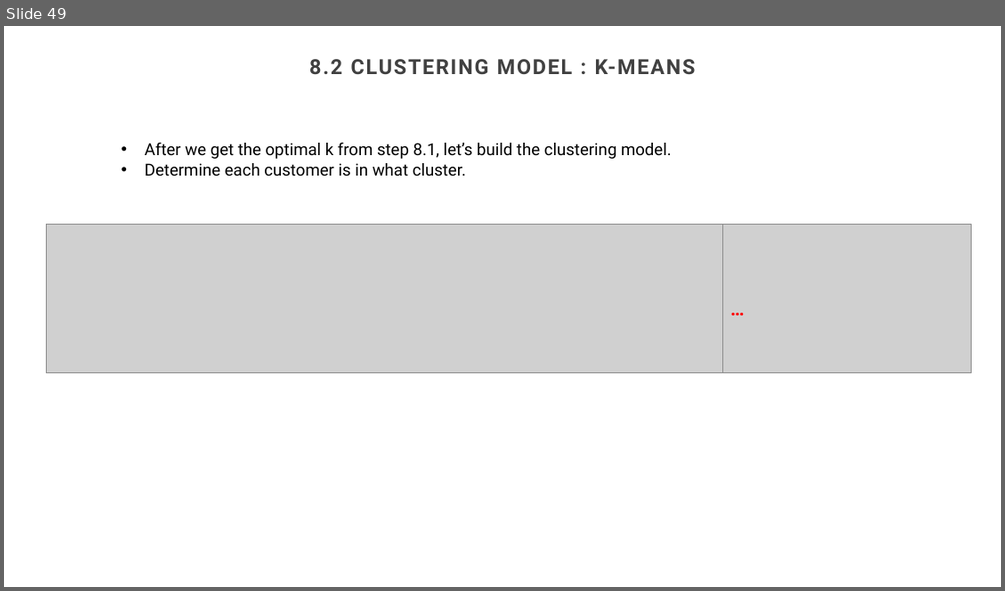
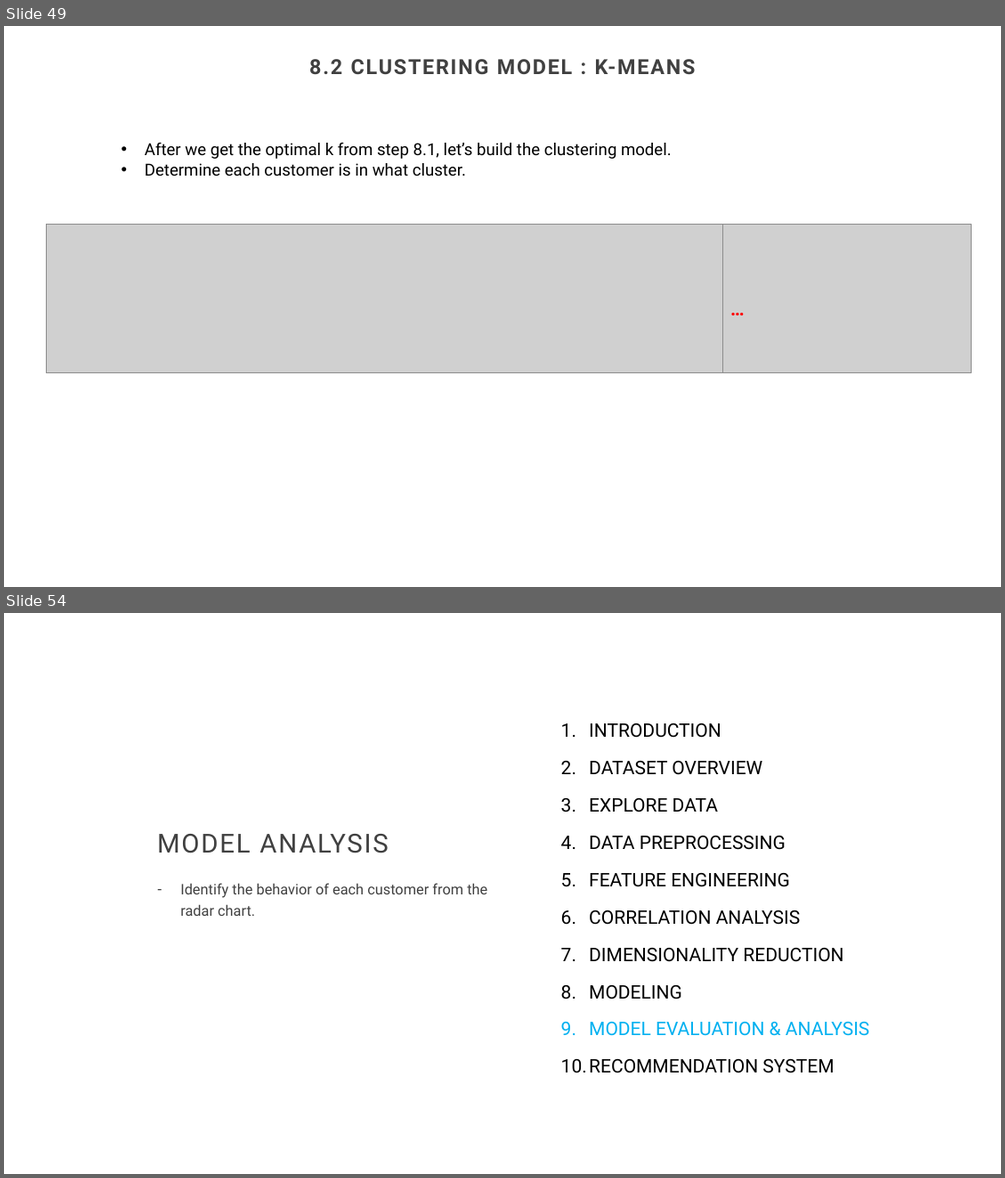
Before and after one commit to GaoWeiChang/Ecommerce_Product_Recommendation_System, a slide deck: CUSTOMER PRODUCT RECOMMENDATION SYSTEM.pptx. Shown one above the other, each under a label of ours: slide 49 before the commit, slides 49 and 54 after it; the slides between them are not shown. The pictures are 1005x591 and 1005x1178 pixels, drawn with LibreOffice and Linux fonts; fonts in the diff are those of the drawing; grey boxes stand for pictures; background and template pictures are left out. Boxes give left, top, right and bottom in pixels: in the first picture for what was removed or moved away, otherwise in the second. Text is boxed around its words. In the diff, an @@ line names an element or a change of style, - is before the commit and + after.

```diff
--- a/CUSTOMER PRODUCT RECOMMENDATION SYSTEM.pptx
+++ b/CUSTOMER PRODUCT RECOMMENDATION SYSTEM.pptx
@@ slide 54 added at [4,613,1001,1174], background #FFFFFF @@
@@ text added at [589,723,869,1073], 18 pt, text #000000 @@
+1. INTRODUCTION
+2. DATASET OVERVIEW
+3. EXPLORE DATA
+4. DATA PREPROCESSING
+5. FEATURE ENGINEERING
+6. CORRELATION ANALYSIS
+7. DIMENSIONALITY REDUCTION
+8. MODELING
+9. MODEL EVALUATION & ANALYSIS
+10. RECOMMENDATION SYSTEM
@@ title added at [157,834,388,853], 25.2 pt, text #404040 @@
+MODEL ANALYSIS
@@ text added at [180,883,487,916], 14 pt, text #404040 @@
+– Identify the behavior of each customer from the radar chart.
```
Also in this commit, not shown: 8 other slides added, 1 other file.
